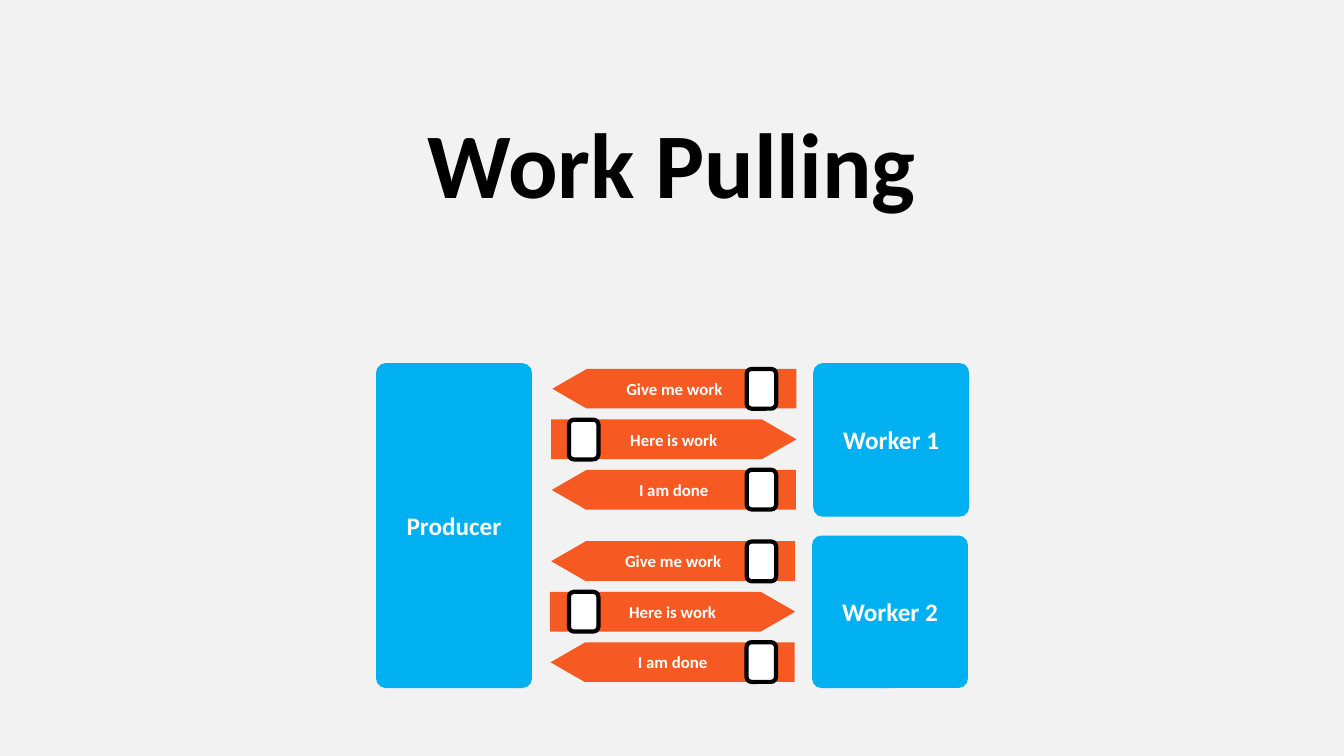
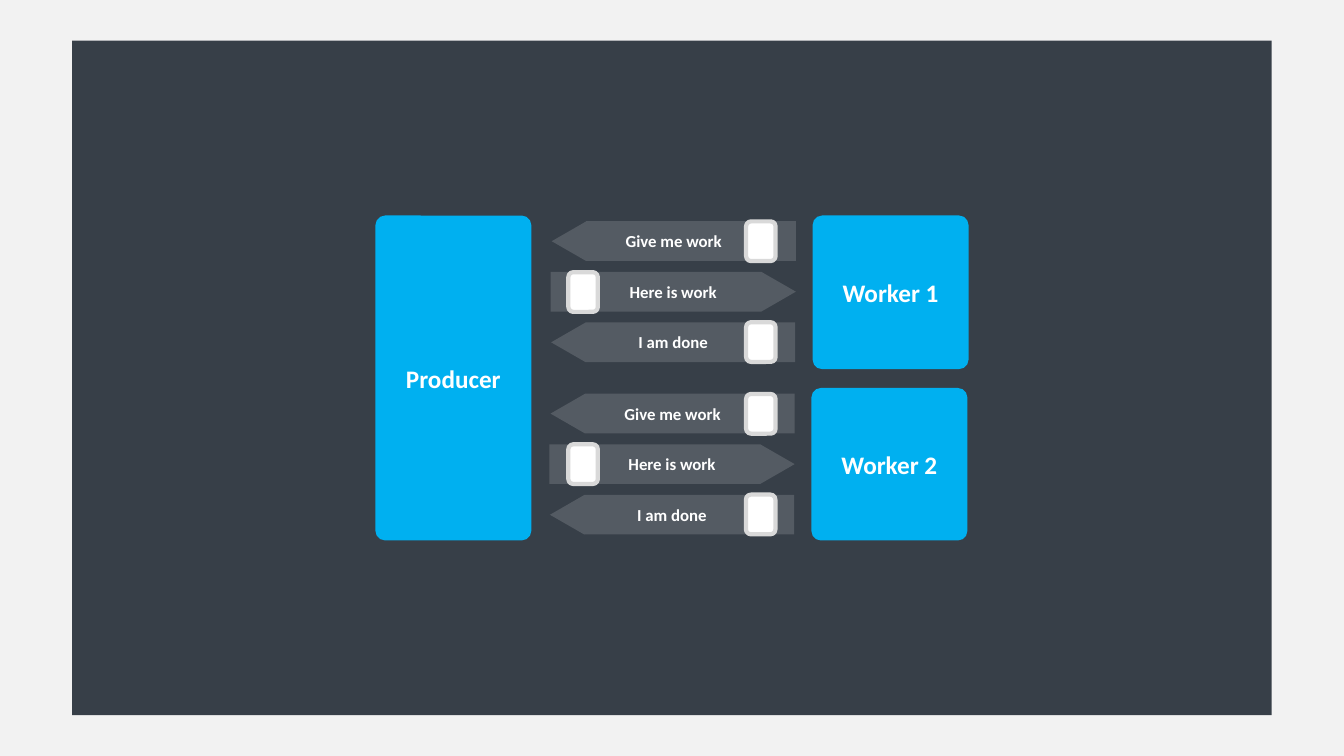
Before and after one commit to asynkron/website, a slide deck: slide 35 of media/logo.pptx. Drawn at 1344x756 pixels with LibreOffice and Linux fonts; fonts in the diff are those of the drawing. Boxes give left, top, right and bottom in pixels: in the first picture for what was removed or moved away, otherwise in the second. Text is boxed around its words. In the diff, an @@ line names an element or a change of style, - is before the commit and + after.

```diff
--- a/media/logo.pptx
+++ b/media/logo.pptx
@@ rectangle added at [73, 40, 1272, 715], fill #373F48 @@
@@ text removed at [428, 133, 916, 214] @@
-Work Pulling
@@ freeform shape "Give me work": place and size @@
-freeform shape "Give me work" at [553, 369, 797, 409]
+freeform shape "Give me work" at [552, 221, 796, 261]
@@ 9 rounded rectangles, 4 freeform shapes: place and size @@
-9 rounded rectangles, 4 freeform shapes at [376, 363, 970, 688]
+9 rounded rectangles, 4 freeform shapes at [375, 216, 969, 540]
@@ outline #000000 3 pt to #D9D9D9 3 pt in 6 elements at [746, 495, 775, 534], [746, 394, 775, 434], [569, 445, 598, 484], [569, 272, 598, 312], [746, 222, 775, 261], [746, 323, 775, 362] @@
@@ text in rounded rectangle at [758, 375, 771, 406]: text removed @@
-3
@@ fill #F65A22 to #FFFFFF at 15% opacity in 6 elements at [552, 323, 796, 363], [551, 495, 795, 535], [551, 272, 796, 312], [549, 445, 795, 484], [552, 221, 796, 261], [551, 393, 795, 434] @@
@@ freeform shape "Give me work": place and size @@
-freeform shape "Give me work" at [552, 541, 796, 582]
+freeform shape "Give me work" at [551, 393, 795, 434]
@@ text in rounded rectangle at [580, 426, 593, 457]: text removed @@
-3
@@ text in rounded rectangle at [758, 476, 771, 507]: text removed @@
-3
@@ text in rounded rectangle at [580, 598, 593, 629]: text removed @@
-3
```
Also in this commit, not shown: 8 other slides changed, 2 other files.
